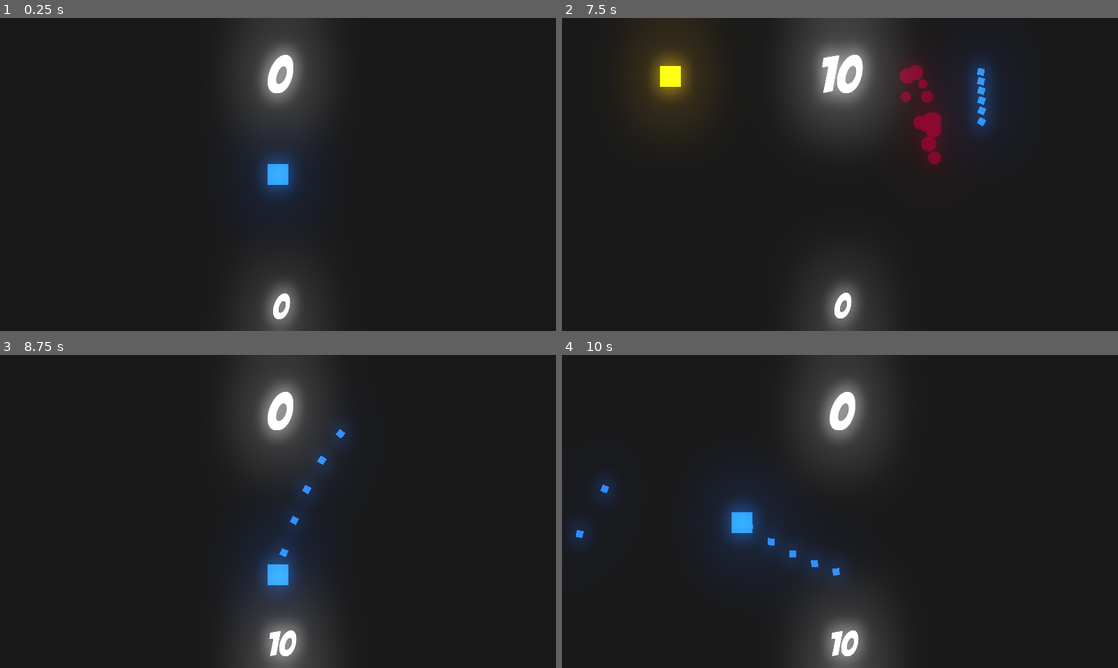
Above: before the commit, frames 1-4 (two rows, left to right).
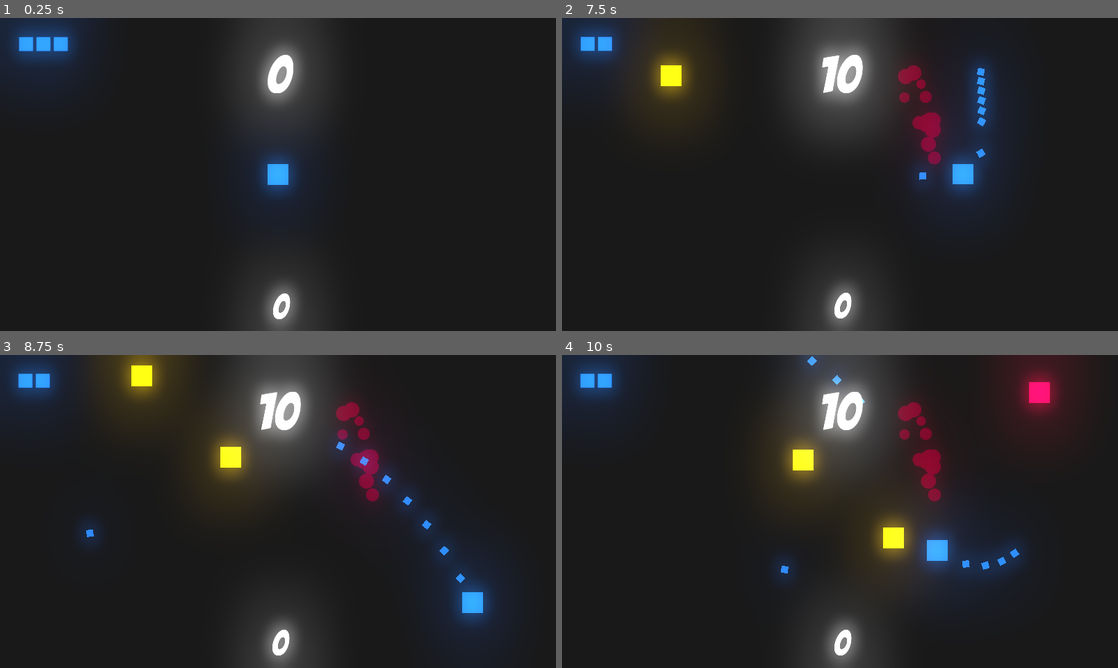
Above: after the commit, the same moments.

Repository: BrantLauro/wave-shooter
Game: Godot game, scene res://scenes/arena.tscn
Two runs of this game, one before a commit and one after it. Both use one fixed random seed, a clock stepped at 60 frames per second and the inputs below.
Inputs (mouse positions are in pixels of both pictures, inside the frame that each line leads up to):
- Up to frame 1 (0.25 s): no input
- Up to frame 2 (7.5 s): tap Enter at 0.5 s; move the mouse to (962, 158) at 0.52 s; press the mouse at (962, 158) at 0.53 s; hold D (right) 0.53-1.28 s; move the mouse to (728, 190) at 1.27 s; release the mouse at (728, 190) at 1.28 s; hold S (down) 1.28-2.03 s; click (728, 190) at 1.35 s; move the mouse to (895, 105) at 2.02 s; press the mouse at (895, 105) at 2.03 s; hold D (right) 2.03-2.78 s; move the mouse to (812, 237) at 2.77 s; release the mouse at (812, 237) at 2.78 s; hold W (up) 2.78-3.53 s; click (812, 237) at 2.85 s; move the mouse to (1006, 221) at 3.52 s; press the mouse at (1006, 221) at 3.53 s; hold A (left) 3.53-5.03 s; move the mouse to (673, 127) at 4.27 s; release the mouse at (673, 127) at 4.28 s; click (673, 127) at 4.35 s; move the mouse to (867, 174) at 5.02 s; press the mouse at (867, 174) at 5.03 s; hold S (down) 5.03-5.78 s; move the mouse to (756, 96) at 5.77 s; release the mouse at (756, 96) at 5.78 s; hold D (right) 5.78-6.53 s; click (756, 96) at 5.85 s; move the mouse to (962, 158) at 6.52 s; press the mouse at (962, 158) at 6.53 s; hold W (up) 6.53-7.28 s; move the mouse to (728, 190) at 7.27 s; release the mouse at (728, 190) at 7.28 s; hold D (right) from 7.28 s (still down); click (728, 190) at 7.35 s
- Up to frame 3 (8.75 s): move the mouse to (333, 442) at 8.02 s; release D (right) at 8.03 s; press the mouse at (333, 442) at 8.03 s; hold S (down) from 8.03 s (still down)
- Up to frame 4 (10 s): move the mouse to (812, 574) at 8.77 s; release S (down) at 8.78 s; release the mouse at (812, 574) at 8.78 s; hold A (left) 8.78-9.53 s; click (812, 574) at 8.85 s; move the mouse to (1006, 558) at 9.52 s; press the mouse at (1006, 558) at 9.53 s; hold W (up) from 9.53 s (still down)

The runs differ from the first frame. In frame 1, 2.5% of the frame differs, in the area x 0-16%, y 0-20%; in frame 2, 4.0%; in frame 3, 15%; in frame 4, 18%, in the area x 0-92%, y 0-98%.

Commit message:
some ads and mods, Enemy incresed, Player Lives

Diff:
--- a/scenes/arena.tscn
+++ b/scenes/arena.tscn
@@ -10,6 +10,8 @@
 [ext_resource path="res://scenes/enemy_2.tscn" type="PackedScene" id=8]
 [ext_resource path="res://scenes/power_up_reload.tscn" type="PackedScene" id=9]
 [ext_resource path="res://scenes/power_up_danage.tscn" type="PackedScene" id=10]
+[ext_resource path="res://assets/Lives.png" type="Texture" id=11]
+[ext_resource path="res://scripts/control.gd" type="Script" id=12]
 
 [sub_resource type="Environment" id=1]
 background_mode = 4
@@ -33,6 +35,7 @@
 powers = [ ExtResource( 9 ), ExtResource( 10 ) ]
 
 [node name="Player" parent="." instance=ExtResource( 1 )]
+modulate = Color( 0.133333, 0.443137, 0.843137, 1 )
 position = Vector2( 320, 180 )
 
 [node name="WorldEnvironment" type="WorldEnvironment" parent="."]
@@ -55,6 +58,7 @@
 [node name="Control" type="Control" parent="UI"]
 margin_right = 640.0
 margin_bottom = 360.0
+script = ExtResource( 12 )
 
 [node name="Points" type="Label" parent="UI/Control"]
 margin_right = 640.0
@@ -78,6 +82,16 @@
 valign = 1
 script = ExtResource( 6 )
 
+[node name="Lives" type="TextureRect" parent="UI/Control"]
+modulate = Color( 0.133333, 0.443137, 0.843137, 1 )
+margin_left = 20.0
+margin_top = 20.0
+margin_right = 40.0
+margin_bottom = 40.0
+texture = ExtResource( 11 )
+expand = true
+stretch_mode = 2
+
 [node name="Camera2D" type="Camera2D" parent="."]
 position = Vector2( 320, 180 )
 current = true
--- a/scenes/blood_particle.tscn
+++ b/scenes/blood_particle.tscn
@@ -1,9 +1,13 @@
-[gd_scene load_steps=3 format=2]
+[gd_scene load_steps=4 format=2]
 
 [ext_resource path="res://assets/Circle.png" type="Texture" id=1]
 [ext_resource path="res://scripts/blood_particle.gd" type="Script" id=2]
+[ext_resource path="res://scripts/particles.gd" type="Script" id=3]
 
-[node name="BloodParticle" type="CPUParticles2D"]
+[node name="Node2D" type="Node2D"]
+script = ExtResource( 3 )
+
+[node name="BloodParticle" type="CPUParticles2D" parent="."]
 z_index = -10
 amount = 15
 lifetime = 0.2
@@ -17,9 +21,15 @@
 scale_amount_random = 0.12
 script = ExtResource( 2 )
 
-[node name="Timer" type="Timer" parent="."]
+[node name="Timer" type="Timer" parent="BloodParticle"]
 wait_time = 0.15
 one_shot = true
 autostart = true
 
-[connection signal="timeout" from="Timer" to="." method="_on_Timer_timeout"]
+[node name="TimerFade" type="Timer" parent="."]
+wait_time = 5.0
+one_shot = true
+autostart = true
+
+[connection signal="timeout" from="BloodParticle/Timer" to="BloodParticle" method="_on_Timer_timeout"]
+[connection signal="timeout" from="TimerFade" to="." method="_on_TimerFade_timeout"]
--- a/scenes/enemy_2.tscn
+++ b/scenes/enemy_2.tscn
@@ -7,3 +7,4 @@
 speed = 120
 knockback = 1200
 hp = 1
+points = 5
--- /dev/null
+++ b/scripts/control.gd
@@ -0,0 +1,6 @@
+extends Control
+
+var live_size = 20
+
+func on_change_lives(player_lives):
+	$Lives.rect_size.x = player_lives * live_size
--- a/scripts/enemy-base.gd
+++ b/scripts/enemy-base.gd
@@ -3,14 +3,15 @@
 export(int) var speed = 75
 export(int) var knockback = 600
 export(int) var hp = 3
+export(int) var points = 10
 onready var actual_color = modulate
 var mov = Vector2.ZERO
 var dizzy = false
 var blood_particle = preload("res://scenes/blood_particle.tscn")
 
-func _process(delta: float):
+func _process(_delta):
 	if hp <= 0 and Global.child_node_creation != null:
-		Global.points += 10
+		Global.points += points
 		if Global.camera != null:
 			Global.camera.shake_screen(50, 0.1)
 		var blood_particle_instance = Global.instance_node(blood_particle, global_position, Global.child_node_creation)
--- a/scripts/high_score.gd
+++ b/scripts/high_score.gd
@@ -3,6 +3,6 @@
 func _ready():
 	text = String(Global.high_score)
 
-func _process(delta: float):
+func _process(_delta):
 	if Global.points > Global.high_score:
 		Global.high_score = Global.points
--- /dev/null
+++ b/scripts/particles.gd
@@ -0,0 +1,14 @@
+extends Node2D
+
+var fade = false
+var alpha = 1
+
+func _process(_delta):
+	if fade:
+		alpha = lerp(alpha, 0, 0.1)
+		modulate.a = alpha
+	if alpha < 0.005:
+		queue_free()
+
+func _on_TimerFade_timeout():
+	fade = true
--- a/scripts/player.gd
+++ b/scripts/player.gd
@@ -1,10 +1,13 @@
 extends Sprite
 
+signal change_lives(player_lives)
 var speed = 150
 var mov = Vector2.ZERO
 var shoot = preload("res://scenes/shoot.tscn")
 var reloaded = true
 var dead = false
+var max_lives = 3
+var lives = max_lives
 var reload_time = 0.1
 var danage = 1
 var standard_danage = danage
@@ -13,6 +16,8 @@
 
 func _ready():
 	Global.player = self
+	connect("change_lives", get_parent().get_node("UI/Control"), "on_change_lives")
+	emit_signal("change_lives", max_lives)
 
 func _exit_tree():
 	Global.player = null
@@ -37,6 +42,9 @@
 
 func _on_HitBox_area_entered(area: Area2D):
 	if area.is_in_group("enemy"):
+		lives -= 1
+		emit_signal("change_lives", lives)
+	if lives <= 0:
 		visible = false
 		dead = true
 		yield(get_tree().create_timer(1), "timeout")
--- a/scripts/points.gd
+++ b/scripts/points.gd
@@ -1,4 +1,4 @@
 extends Label
 
-func _process(delta: float):
+func _process(_delta):
 	text = String(Global.points)
Not shown: 1 places in scenes/arena.tscn that only renumber resources
